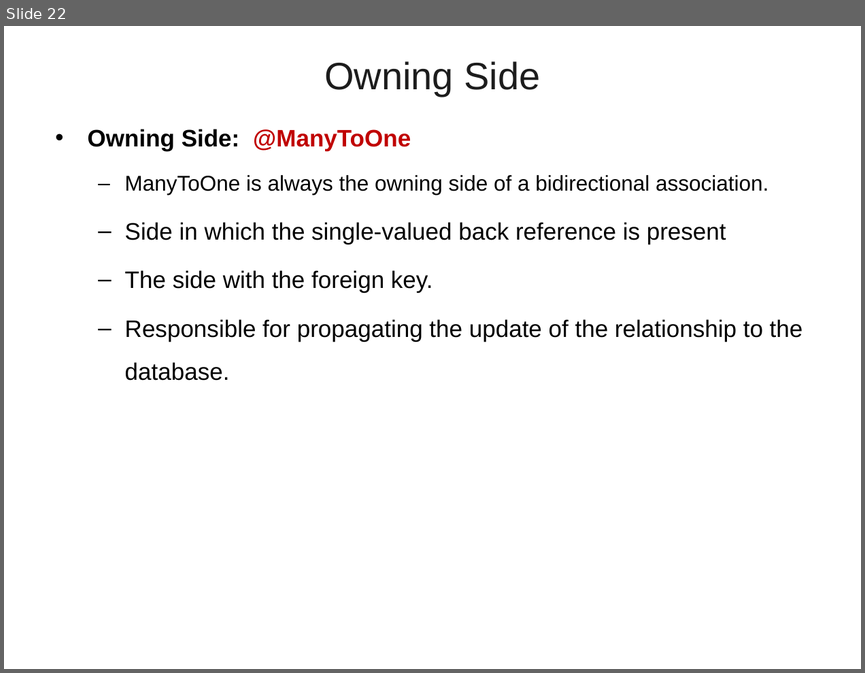
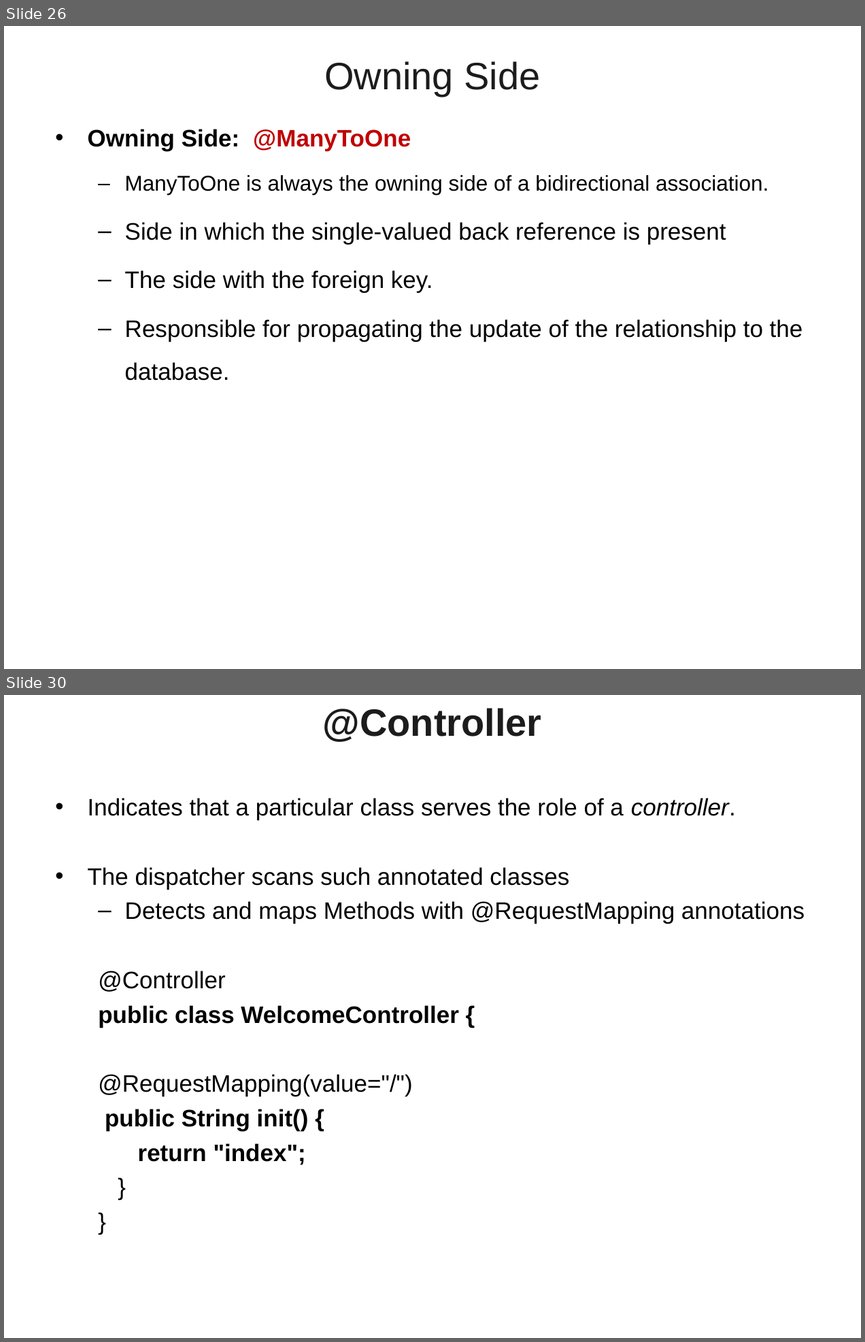
Before and after one commit to vatsanTraining/training_july_2023, a slide deck: Spring_JPA_Bajaj_Module02.ppt. Shown one above the other, each under a label of ours: slide 22 before the commit, slides 26 and 30 after it; the slides between them are not shown. The pictures are 865x673 and 865x1342 pixels, drawn with LibreOffice and Linux fonts; fonts in the diff are those of the drawing; background and template pictures are left out. Boxes give left, top, right and bottom in pixels: in the first picture for what was removed or moved away, otherwise in the second. Text is boxed around its words. In the diff, an @@ line names an element or a change of style, - is before the commit and + after.

```diff
--- a/Spring_JPA_Bajaj_Module02.ppt
+++ b/Spring_JPA_Bajaj_Module02.ppt
@@ slide 30 added at box(4, 695, 861, 1338), background picture (left out) @@
@@ title added at box(323, 708, 542, 742), 32 pt, text #1C1C1C, bold @@
+@Controller
@@ text added at box(88, 798, 804, 1165), 20 pt, text #000000 @@
+• Indicates that a particular class serves the role of a controller.
+• The dispatcher scans such annotated classes
+  – Detects and maps Methods with @RequestMapping annotations
+  @Controller
+  public class WelcomeController {
+  @RequestMapping(value="/")
+  public String init() {
+  return "index";
+  }
+  }
@@ what was slide 22 is now slide 26 @@
```
Also in this commit, not shown: 27 other slides added.
